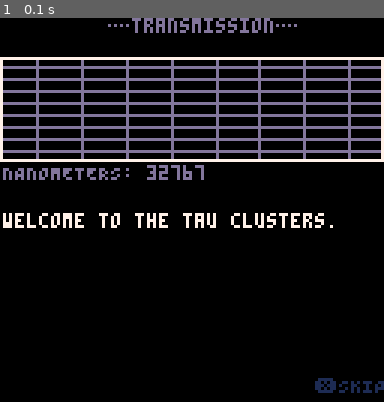
Above: before the commit, frame 1.
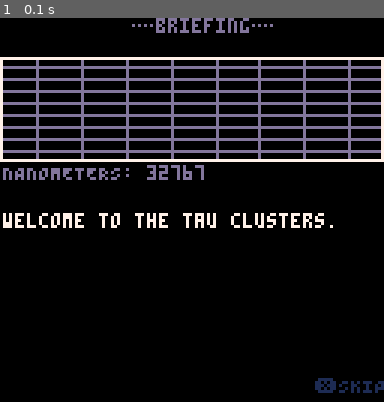
Above: after the commit, the same moment.

Repository: caseylabrack/laser
Game: PICO-8 cartridge zaag.p8
Two runs of this game, one before a commit and one after it. Both use one fixed random seed, a clock stepped at 60 frames per second and the inputs below.
Inputs:
- Up to frame 1 (0.1 s): no input

The runs differ from the first frame. In frame 1, 0.6% of the frame differs, in the area x 28-78%, y 0-4%.

Commit message:
little fixes and tidying

Diff:
--- a/zaag.p8
+++ b/zaag.p8
@@ -1290,7 +1290,7 @@
 		end
 
 		print("❎SKIP",105,120,1)
-		clip(105,0,23*skipcount/45,8)
+		clip(105,120,23*skipcount/45,8)
 		print("❎SKIP",105,120,12)
 		clip()
 
@@ -1394,7 +1394,7 @@
 			sspr(0,56,126,34,1,47-34)
 		end
 		pal()
-		cprint("…transmission…", 64, 0, 13)
+		cprint("…briefing…",64,0,13)
 		print(text,1,65,7)
 		flip()
 		pat=stat(54)
@@ -2012,14 +2012,14 @@
 	end
 end
 __gfx__
-000000000000000000000000000000000000000000c00c0000000000000000000000000000000000000000000000000000008000000000000000000000000000
-00000000000000000000000000000000000000000c0cc0c000000000000000000000000000000000000000000000000000887800000000000000000000000000
-0070070000000000000000000000000000000000c0c66c0c00000000000000000000000000000888800000000000000008777800000000000000000000000000
-00077000000000000008000000000000000000000c6666c000000000000000000000000000088777780000000000000088777800000000000000000000000000
-00077000000000000080800000000000000000000c6666c000000000000000000000000008877777778000000000000087777800000000000000000000000000
-0070070000000000000800000000000000000000c0c66c0c00000000000000000000000887777777778000000000000887777800000000888880000000000000
-00000000000000000000000000000000000000000c0cc0c000000000000000000000008777777777788000000000000877877800000008777780000000000000
-000000000000000000000000000000000000000000c00c0000000000000000000000008777777777780000000000008877877800000087777778000000000000
+000000000000000000000000eaaaaaaeeaaaaaae00c00c0000000000000000000000000000000000000000000000000000008000000000000000000000000000
+000000000000000000000000aeaaaaeaaeaaaaea0c0cc0c000000000000000000000000000000000000000000000000000887800000000000000000000000000
+007007000000000000000000aaeeeeaaaaeeeeaac0c66c0c00000000000000000000000000000888800000000000000008777800000000000000000000000000
+000770000000000000080000aae08eaaaae80eaa0c6666c000000000000000000000000000088777780000000000000088777800000000000000000000000000
+000770000000000000808000aae80eaaaae08eaa0c6666c000000000000000000000000008877777778000000000000087777800000000000000000000000000
+007007000000000000080000aaeeeeaaaaeeeeaac0c66c0c00000000000000000000000887777777778000000000000887777800000000888880000000000000
+000000000000000000000000aeaaaaeaaeaaaaea0c0cc0c000000000000000000000008777777777788000000000000877877800000008777780000000000000
+000000000000000000000000eaaaaaaeeaaaaaae00c00c0000000000000000000000008777777777780000000000008877877800000087777778000000000000
 aeaaaaaaaaeaaaaaaaaeaaaaaaaaeaaa000800000e00000000700000eaaaaaae0000087777777777780088880000008777877800000877777778000000000000
 aaeaaaaeaaaeaaaaaaaaeaaaaaaaaeaa0080800000e0000e00700000aeaaaaea0000087777788777800877788000088778877800008777777778000000000000
 aaeeeeeaaaeeeeaeaaeeeeaaaeeeeeaa08eee80000eeeee007770000aaeeeeaa0000877778887777800877778000087778877800008777777780000000000000
Renamed: tunnel.p8 -> misc/tunnel.p8
Renamed: tunnel2.p8 -> misc/tunnel2.p8
Not shown, removed: assets/sheet-slide-import.png
Not shown, changed: assets/sheet-slide.psd
Not shown, added: assets/sprite-sheet.png
